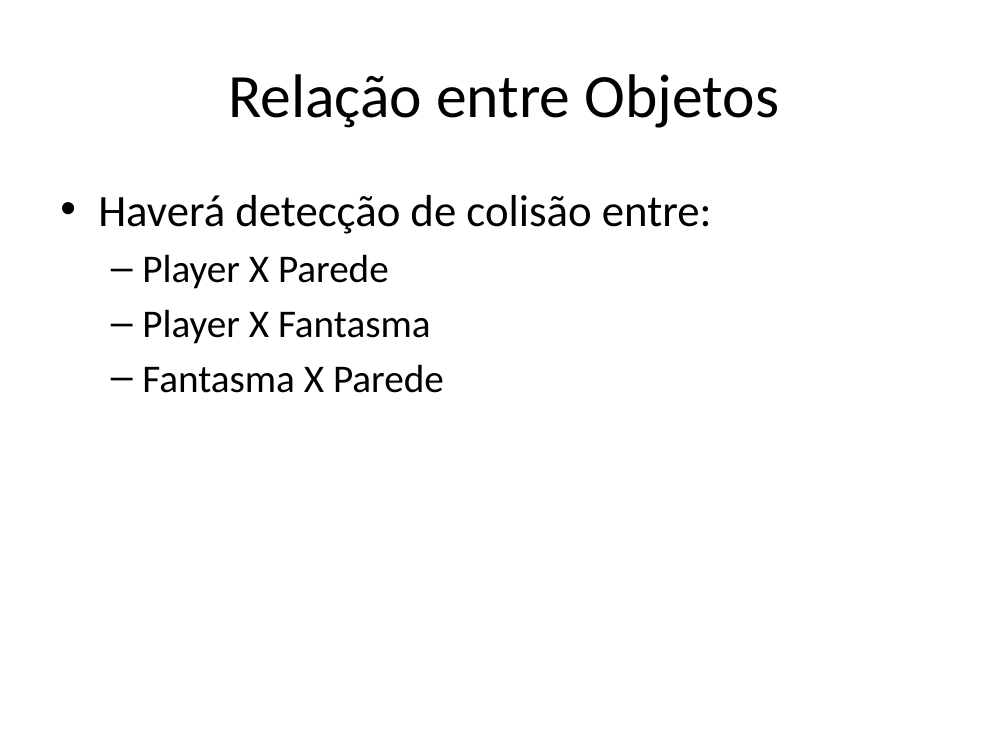
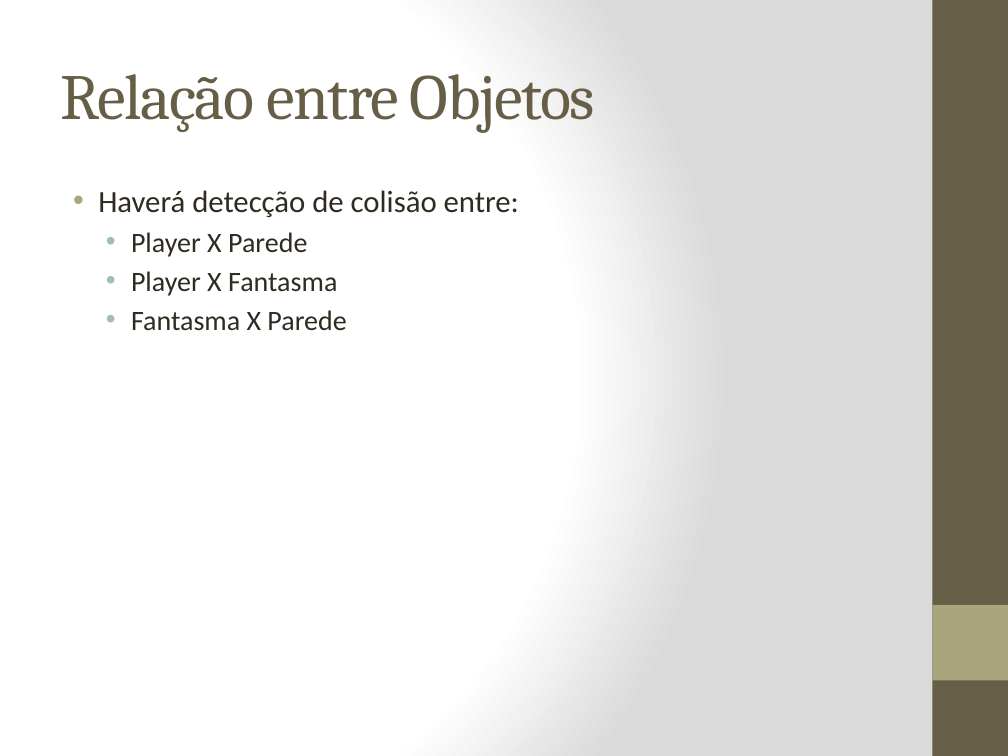
Before and after one commit to Ziul/glmaze, a slide deck: slide 7 of Apresentação/PacMan 3D.pptx. Drawn at 1008x756 pixels with LibreOffice and Linux fonts; fonts in the diff are those of the drawing. Boxes give left, top, right and bottom in pixels: in the first picture for what was removed or moved away, otherwise in the second. Text is boxed around its words. In the diff, an @@ line names an element or a change of style, - is before the commit and + after.

```diff
--- a/Apresentação/PacMan 3D.pptx
+++ b/Apresentação/PacMan 3D.pptx
@@ background #FFFFFF to gradient #FFFFFF to #DADADA @@
@@ rectangle added at [932, 0, 1008, 756], fill #675E47 @@
@@ title "Relação entre Objetos" at [60, 74, 595, 133]: size 44 to 46 pt, font Calibri to Cambria, text colour #000000 to #675E47, letter spacing 0 to -1 pt; alignment centre to left @@
@@ text "Haverá detecção de colisão entre:" at [98, 190, 519, 330]: size 32 to 22 pt in "Haverá detecção de colisão entre:"; text colour #000000 to #2F2B20; size 28 to 20 pt in "Player X Parede", "Player X Fantasma", "Fantasma X Parede"; indent changed; less space between paragraphs; bullet – to • @@
@@ rectangle added at [932, 605, 1008, 680], fill #A9A57C @@
```
Also in this commit, not shown: 12 other slides changed, 1 slide added, 1 slide removed.
